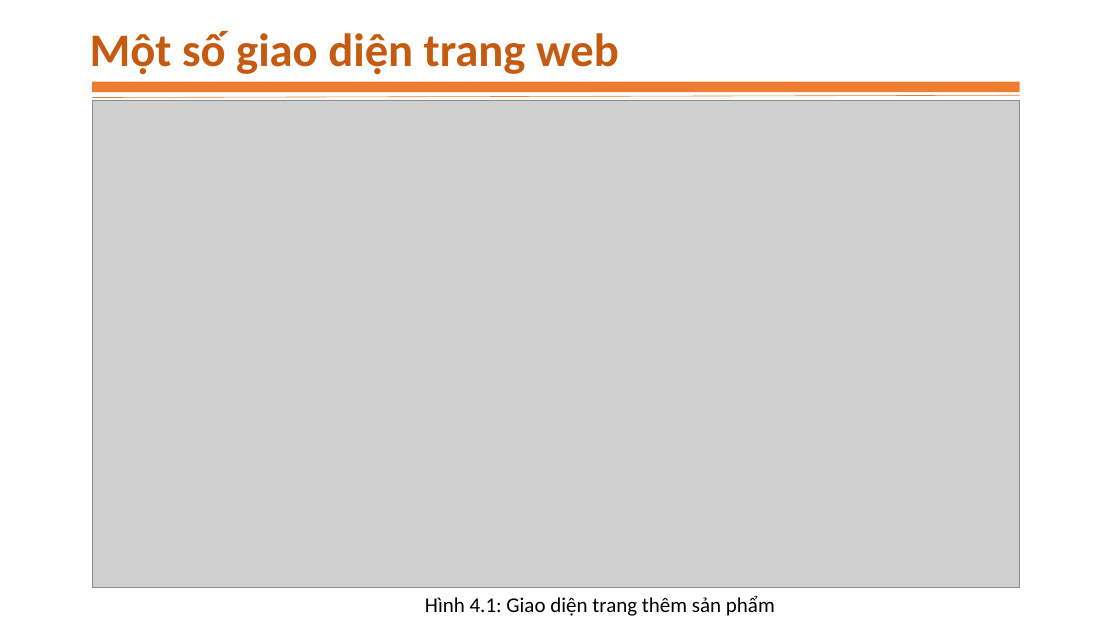
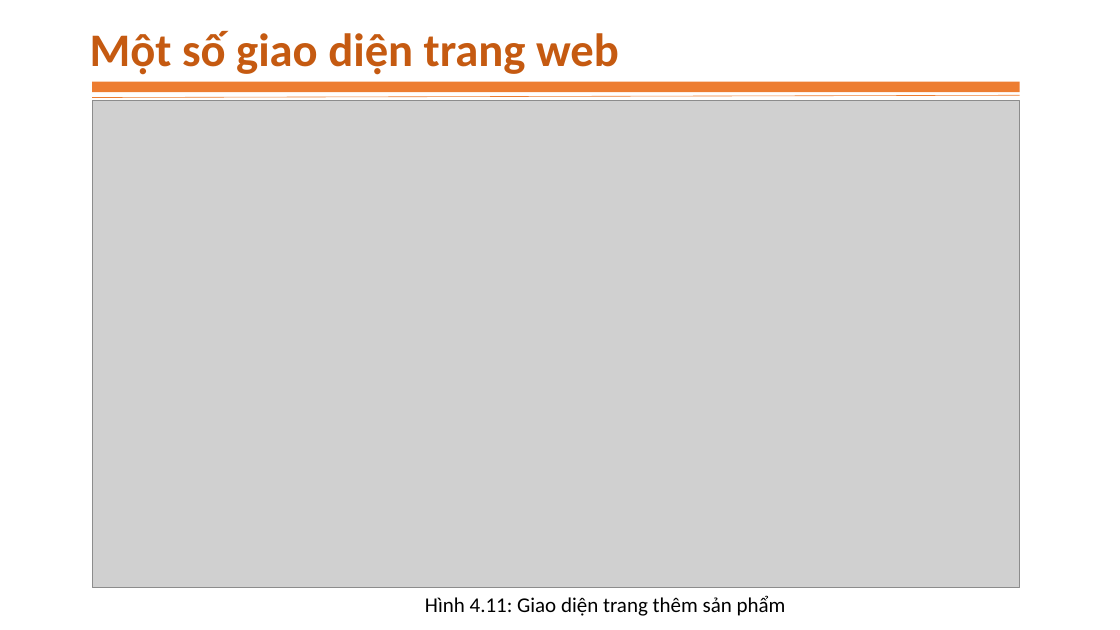
Before and after one commit to TrungTrungg/Dean, a slide deck: slide 23 of CD19CNTT2-NgoXuanTrung.pptx. Drawn at 1120x630 pixels with LibreOffice and Linux fonts; fonts in the diff are those of the drawing; grey boxes stand for pictures. Boxes give left, top, right and bottom in pixels: in the first picture for what was removed or moved away, otherwise in the second. Text is boxed around its words. In the diff, an @@ line names an element or a change of style, - is before the commit and + after.

```diff
--- a/CD19CNTT2-NgoXuanTrung.pptx
+++ b/CD19CNTT2-NgoXuanTrung.pptx
@@ text at bbox=[425, 595, 786, 616]: text changed @@
-Hình 4.1: Giao diện trang thêm sản phẩm
+Hình 4.11: Giao diện trang thêm sản phẩm
```
Also in this commit, not shown: 10 other slides changed.
